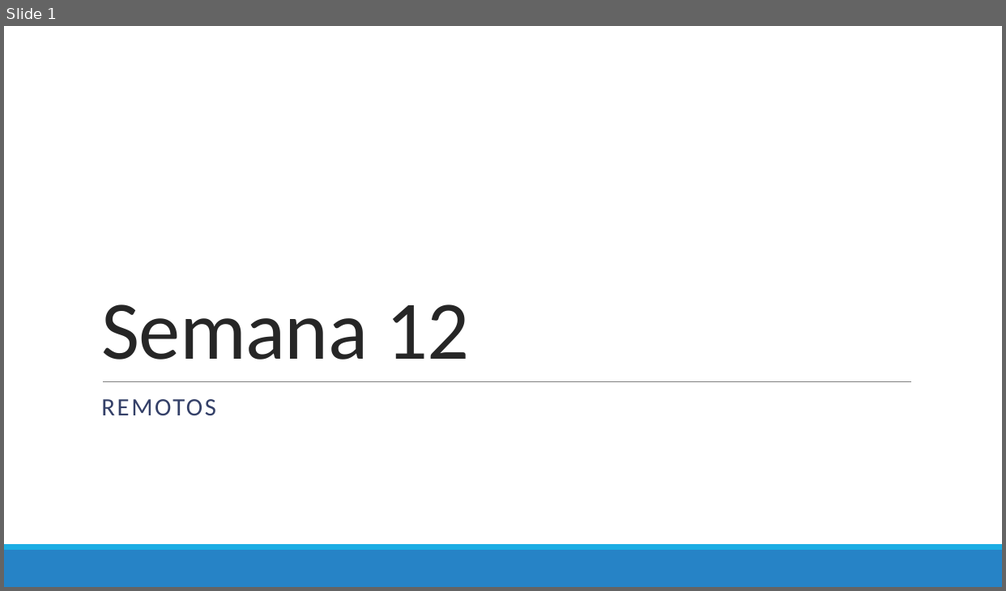
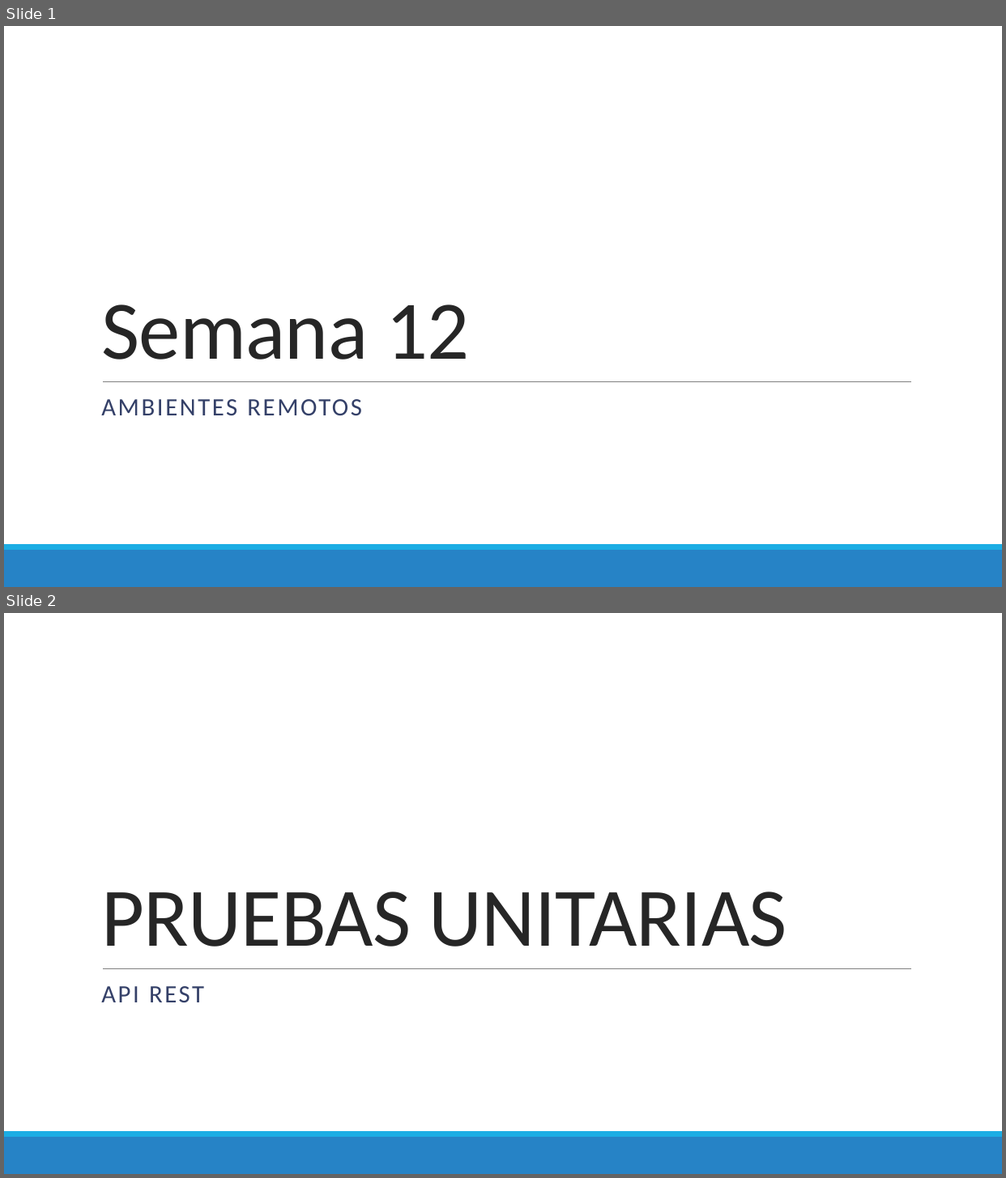
Before and after one commit to Domiciano/PrograRed201, a slide deck: Semana 12/Semana 12.pptx. Shown one above the other, each under a label of ours: slide 1 before the commit, slides 1 and 2 after it. The pictures are 1006x591 and 1006x1178 pixels, drawn with LibreOffice and Linux fonts; fonts in the diff are those of the drawing. Boxes give left, top, right and bottom in pixels: in the first picture for what was removed or moved away, otherwise in the second. Text is boxed around its words. In the diff, an @@ line names an element or a change of style, - is before the commit and + after.

```diff
--- a/Semana 12/Semana 12.pptx
+++ b/Semana 12/Semana 12.pptx
@@ slide 2 added at [4, 613, 1002, 1174], background #FFFFFF; not listed: 3 template elements that a slide beside it also shows @@
@@ title added at [101, 892, 787, 947], 80 pt, text #262626 @@
+PRUEBAS UNITARIAS
@@ subtitle added at [101, 986, 204, 1003], 24 pt, text #344068 @@
+API REST
@@ slide 1 changed as well @@
@@ subtitle at [101, 399, 362, 416]: text changed @@
-REMOTOS
+AMBIENTES REMOTOS
```
Also in this commit, not shown: 6 other slides changed, 8 other slides added.
